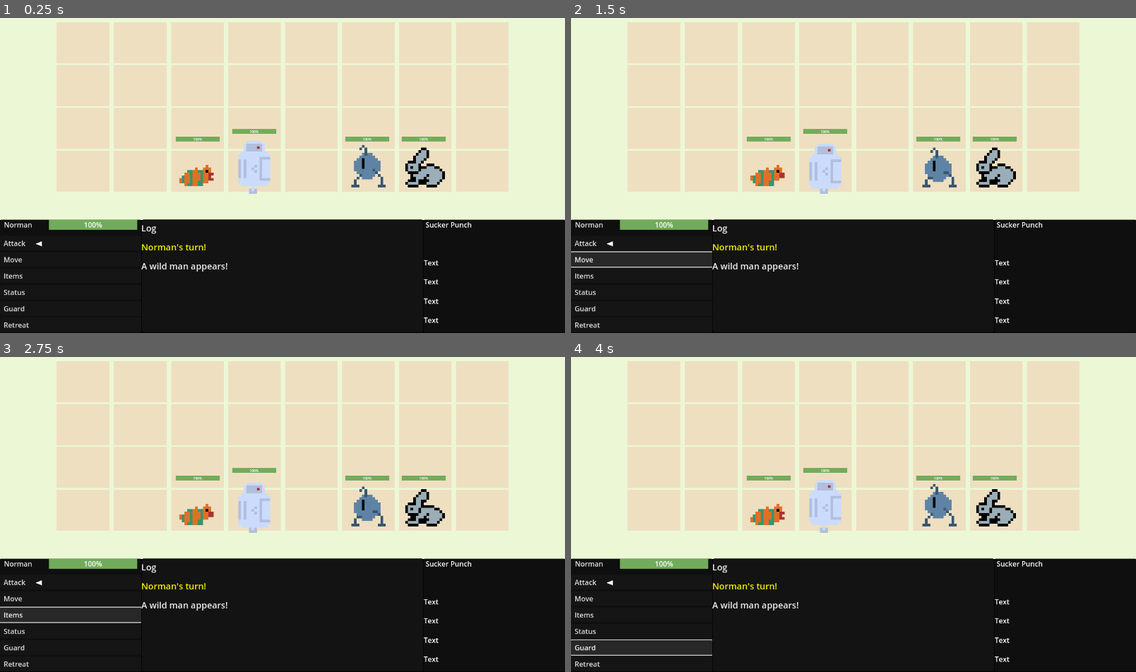
Above: before the commit, frames 1-4 (two rows, left to right).
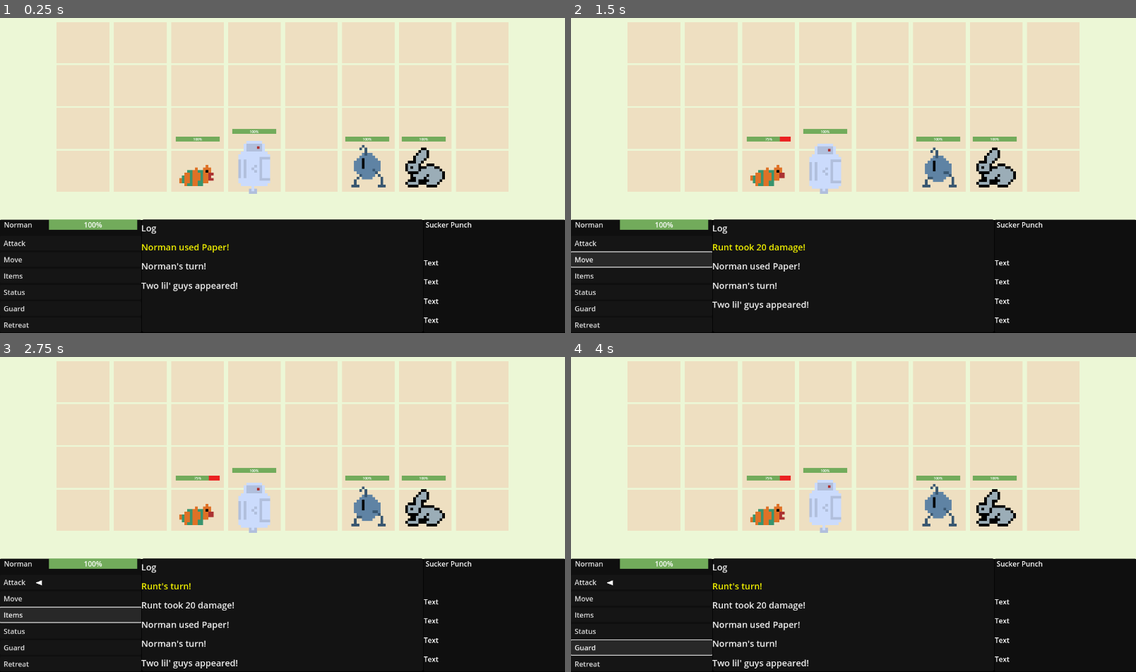
Above: after the commit, the same moments.

Repository: SamShubitz1/WorkingTitle
Game: Godot game, scene res://Scenes/Battle/Battle/battle_scene.tscn
Same seed, same stepped clock (60 frames per second), same inputs: the game is played once before the commit and once after it. This scene is started directly instead of the project's main scene.
Inputs:
- Up to frame 1 (0.25 s): no input
- Up to frame 2 (1.5 s): click "Attack" at 0.5 s; click "Move" at 1.25 s
- Up to frame 3 (2.75 s): click "Items" at 2 s
- Up to frame 4 (4 s): click "Status" at 2.75 s; click "Guard" at 3.5 s

The runs differ from the first frame. In frame 1, 0.5% of the frame differs, in the area x 6-42%, y 70-87%; in frame 2, 0.8%; in frame 3, 0.9%, in the area x 25-42%, y 37-99%; in frame 4, 0.9%.

Commit message:
less bugs

Diff:
--- a/Scenes/Battle/Battle/battle_controller.gd
+++ b/Scenes/Battle/Battle/battle_controller.gd
@@ -18,7 +18,7 @@
 var event_queue: Array
 var turn_queue: Array
 
-var initial_dialog: String = "A wild man appears!"
+var initial_dialog: String = "Two lil' guys appeared!"
 var battle_log: Array
 var dialog: Label
 var scroll_index: int = 0
@@ -42,6 +42,9 @@
 	build_characters()
 	populate_grid()
 	increment_turn_queue()
+	if current_player.alliance == GameData.Alliance.ENEMY:
+		cursor.disable()
+		perform_enemy_attack()
 
 func add_event(event) -> void:
 	event_queue.append(event)
@@ -72,7 +75,7 @@
 		if current_player.alliance == GameData.Alliance.HERO:
 			manual_increment = false
 			cursor.enable()
-		else:
+		if current_player.alliance == GameData.Alliance.ENEMY:
 			perform_enemy_attack()
 
 func handle_dialog(event: Dictionary) -> void:
@@ -171,9 +174,8 @@
 	return attack
 
 func on_target_death(target: Character) -> void:
-		add_event({"type": EventType.DIALOG, "text": target.char_name + " died!", "duration": dialog_duration})
-		add_event({"type": EventType.DEATH, "target": target})
-		increment_event_queue()
+	add_event({"type": EventType.DIALOG, "text": target.char_name + " died!", "duration": dialog_duration})
+	add_event({"type": EventType.DEATH, "target": target})
 
 func resolve_status_effects() -> float:
 	var buff = current_player.buffs.get(selected_attack.type, 0) + 1
@@ -191,7 +193,8 @@
 		players = players.filter(func(p): return p.char_name != event.target.char_name)
 		event_queue = event_queue.filter(func(e): return !e.has("publisher") || e.publisher != event.target.char_name)
 		turn_queue = turn_queue.filter(func(c): return c.char_name != event.target.char_name)
-		print(turn_queue)
+		increment_event_queue()
+
 func check_valid_targets(target_cells: Array) -> bool:
 	var valid_targets: Array[Vector2i]
 	var occupied_cells = battle_grid.current_grid.keys()
@@ -212,7 +215,7 @@
 	var pc = pc_scene.instantiate()
 	var pc_abilities = ["Rock", "Paper", "Scissors"]
 	var pc_items = ["Extra Rock", "Extra Paper", "Sharpener"]
-	pc.init("PC", GameData.Alliance.HERO, pc.get_node("CharSprite"), pc.get_node("CharHealth"), 1000, pc_abilities, Vector2i(3, 0), pc_items) # init props will be accessed from somewhere
+	pc.init("PC", GameData.Alliance.HERO, pc.get_node("CharSprite"), pc.get_node("CharHealth"), 100, pc_abilities, Vector2i(3, 0), pc_items) # init props will be accessed from somewhere
 	set_position_by_grid_coords(pc)
 	pc.is_player = true
 	add_child(pc)
@@ -272,8 +275,9 @@
 	turn_queue.append_array(players)
 
 func increment_turn_queue() -> void:
+	print(players, turn_queue)
+	if turn_queue.is_empty():
+		set_turn_order()
 	var next_player = turn_queue.pop_front()
 	current_player = next_player
-	if turn_queue.is_empty():
-		set_turn_order()
 	play_dialog(current_player.char_name + "'s turn!", true)
--- a/Scenes/Battle/Menu/battle_menu.gd
+++ b/Scenes/Battle/Menu/battle_menu.gd
@@ -132,7 +132,6 @@
 	var is_valid_target = battle_controller.check_valid_targets(target_cells)
 	if is_valid_target:
 		battle_controller.on_use_attack(target_cells)
-		targets_menu.disactivate()
 		go_back()
 		update_ui()
 	else:
